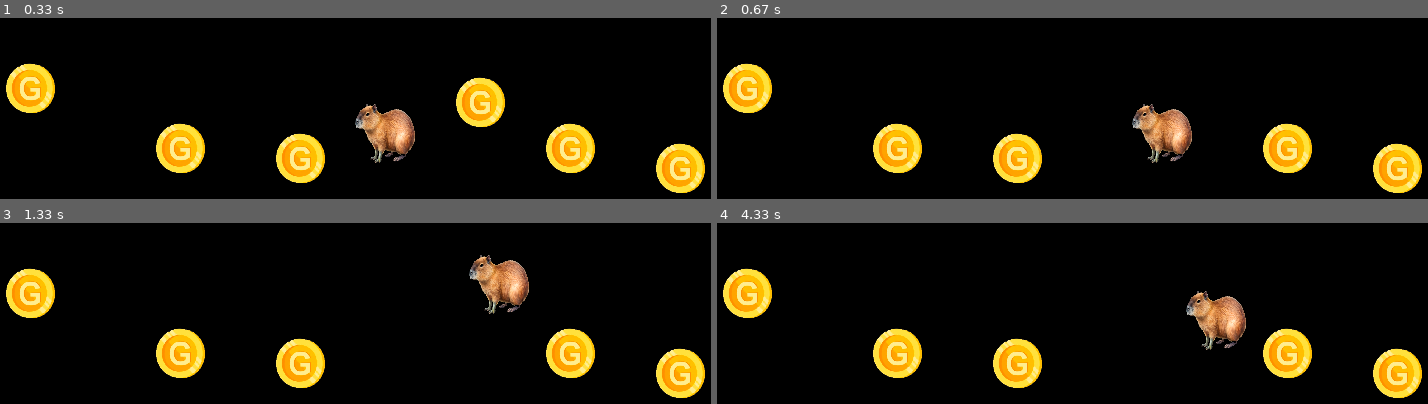
Above: before the commit, frames 1-4 (two rows, left to right).
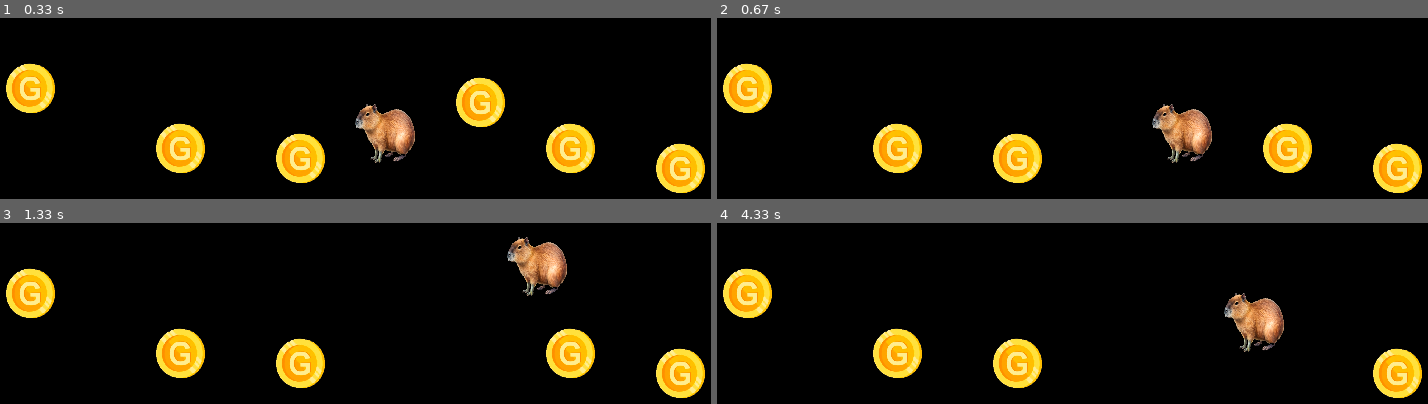
Above: after the commit, the same moments.

Repository: GonDragon/ahorcado-pygame
Game: pygame game, started from main.py
Two runs of this game, one before a commit and one after it. Both use one fixed random seed, a clock stepped at 60 frames per second and the inputs below.
Inputs:
- Up to frame 1 (0.33 s): no input
- Up to frame 2 (0.67 s): hold Right from 0.33 s (still down)
- Up to frame 3 (1.33 s): release Right at 0.8 s; hold Up 0.83-1.13 s; hold Right from 1.17 s (still down)
- Up to frame 4 (4.33 s): release Right at 1.63 s; hold Left 1.67-2.2 s; hold Down 2.23-2.53 s; hold Left 2.57-2.97 s; hold Up 3-3.37 s; hold Right 3.4-4.03 s; hold Down from 4.07 s (still down)

Frame 1 is identical in both runs. In frame 2, 2.4% of the frame differs, in the area x 58-70%, y 47-81%; in frame 3, 3.3%; in frame 4, 4.4%, in the area x 65-84%, y 37-86%.

Commit message:
Ajuste de la velocidad del bicho y el sonido

Diff:
--- a/assets/personaje.py
+++ b/assets/personaje.py
@@ -4,8 +4,8 @@
 PERSONAJE = {}
 def init():
     PERSONAJE.update({
-        "velocidad_x": 6,  # Velocidad de movimiento horizontal
-        "velocidad_y": 6,  # Velocidad de movimiento vertical
+        "velocidad_x": 8,  # Velocidad de movimiento horizontal
+        "velocidad_y": 8,  # Velocidad de movimiento vertical
         "ancho": 60,  # Ancho del personaje
         "alto": 60,  # Alto del personaje
         "imagen": pygame.image.load("assets/img/capibara.png")  # Carga la imagen del personaje
--- a/config.py
+++ b/config.py
@@ -21,6 +21,6 @@
 pygame.mixer.init()  # Inicializa el motor de sonido
 sonido_error = pygame.mixer.Sound(os.path.join(os.getcwd(), "recursos","error.wav"))  # Asegurate de tener este archivo
 sonido_moneda = pygame.mixer.Sound(os.path.join(os.getcwd(), "assets/sonidos/coin.wav"))  # Asegurate de tener este archivo
-
+sonido_moneda.set_volume(0.2)  # Ajusta el volumen del sonido de la moneda (0.0 a 1.0)
 # ------------------ CONFIGURACIONES DE JUEGO -------------------
 INTENTOS_MAXIMOS = 6
